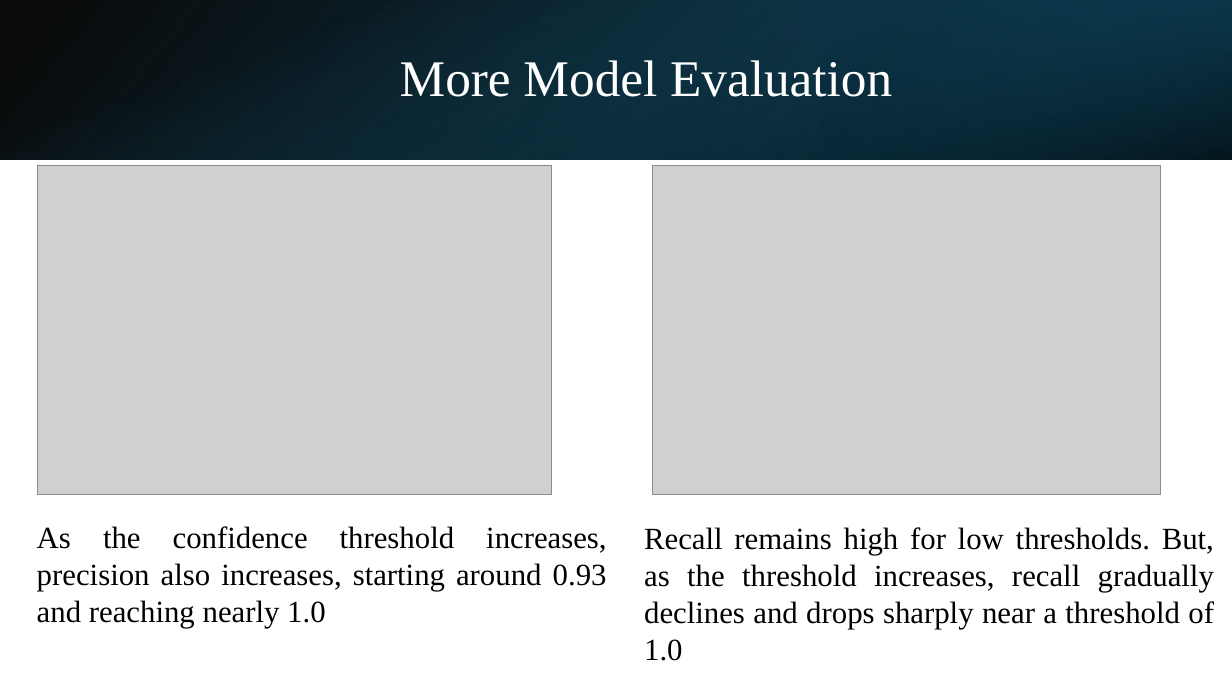
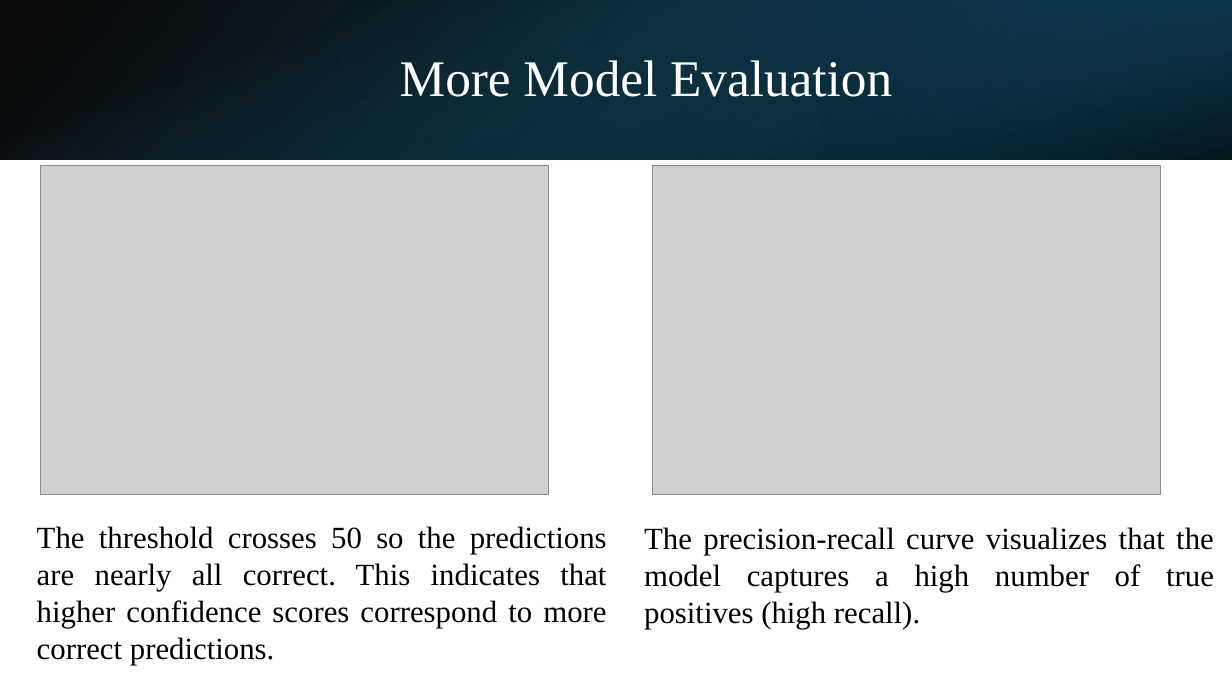
Before and after one commit to vk07kiran/Ayurvedic-Intelligence, a slide deck: slide 16 of More Info/Updated.pptx (slide 15 before the commit). Drawn at 1232x693 pixels with LibreOffice and Linux fonts; fonts in the diff are those of the drawing; grey boxes stand for pictures. Boxes give left, top, right and bottom in pixels: in the first picture for what was removed or moved away, otherwise in the second. Text is boxed around its words. In the diff, an @@ line names an element or a change of style, - is before the commit and + after.

```diff
--- a/More Info/Updated.pptx
+++ b/More Info/Updated.pptx
@@ picture: place and size @@
-picture at [37, 165, 552, 494]
+picture at [41, 165, 548, 494]
@@ text at [37, 526, 607, 665]: text changed @@
-As the confidence threshold increases, precision also increases, starting around 0.93 and reaching nearly 1.0
+The threshold crosses 50 so the predictions are nearly all correct. This indicates that higher confidence scores correspond to more correct predictions.
@@ text at [644, 527, 1214, 629]: text changed @@
-Recall remains high for low thresholds. But, as the threshold increases, recall gradually declines and drops sharply near a threshold of 1.0
+The precision-recall curve visualizes that the model captures a high number of true positives (high recall).
```
Also in this commit, not shown: 6 other slides changed, 3 slides added, 1 slide removed.
